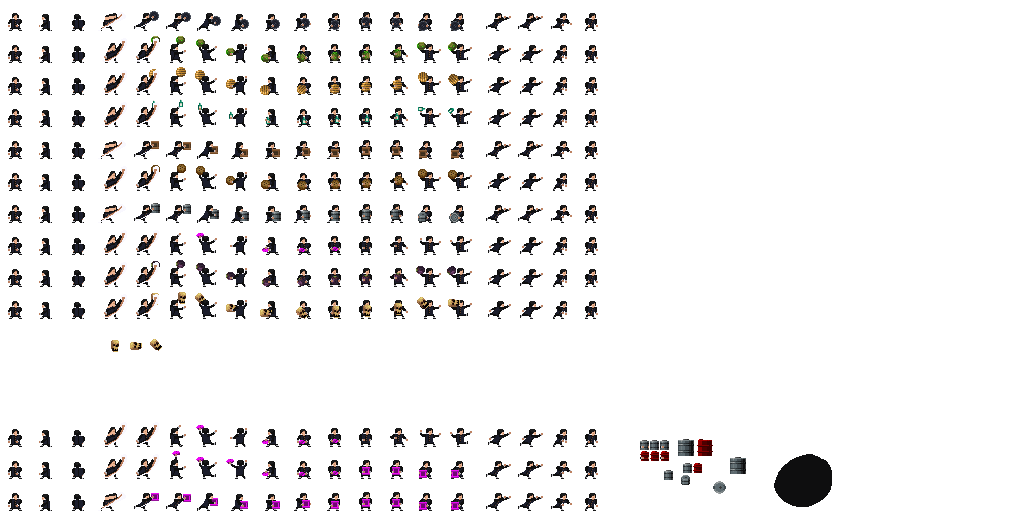
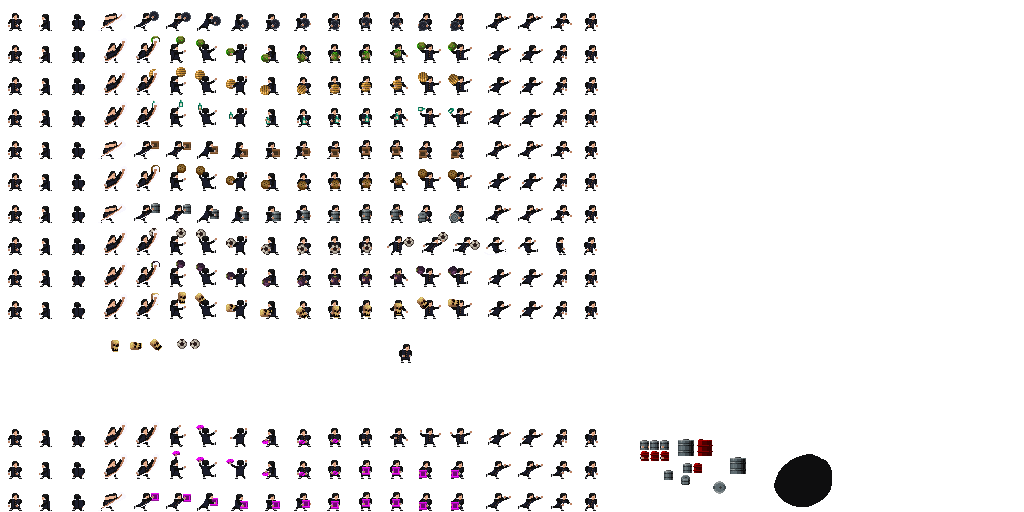
Before/after of a 1024px x 512px layered artwork. What changed in the layer stack:
painted on "projectile layer" over box(176, 228, 508, 349)
painted on "Main" over box(387, 236, 598, 363)
painted on "projectile layer 2" over box(149, 228, 236, 248)
